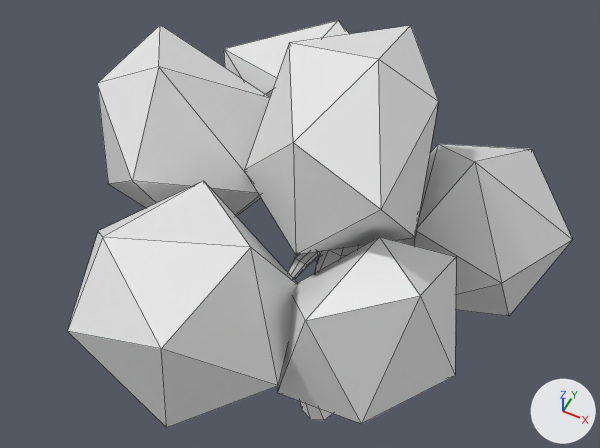
Two versions of the FBX model Scummy/Assets/FromBlender/tree4.fbx, one commit apart.
Camera for both pictures: a 50 mm lens placed at (9.2, -22.0, 41.2), pointed at (-1.8, 0.0, 13.7). The lights are fixed; the arrows at lower right show +X, +Y and +Z. Mesh edges are drawn as thin lines.

The first picture shows 'tree 3'.
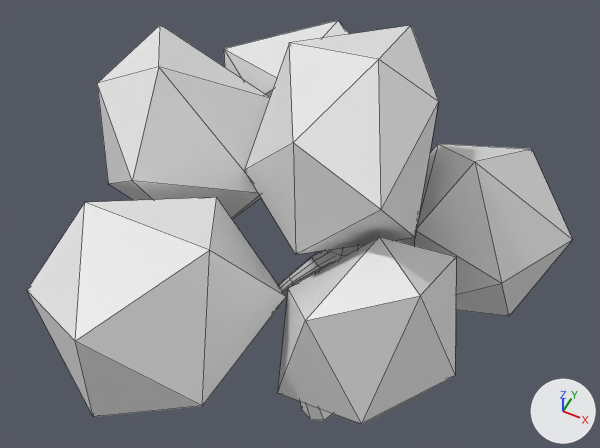
Changed parts and their boxes [x1, y1, x2, y2] in the pictures (600 x 448 px; the box of a moved part takes in the faces that stretch with it):
'tree 3', reshaped (8% wider)
    before: [67, 20, 572, 428]
    after: [27, 20, 572, 424]
part 1 of me_cylinder_007, moved or reshaped
    before: [287, 251, 320, 280]
    after: [278, 250, 334, 293]
part 2 of me_cylinder_007, moved or reshaped
    before: [67, 181, 298, 428]
    after: [27, 197, 286, 417]

Patch to the scene script:
```diff
--- a/Scummy/Assets/FromBlender/tree4.fbx.py
+++ b/Scummy/Assets/FromBlender/tree4.fbx.py
@@ me_cylinder_007 @@
 me_cylinder_007.from_pydata(...)  # 368 vertices, 382 faces; spans x -10.7..9.2, y -11.1..7.7, z -1.0..24.4
 # used by ob_tree_3; location = (0.0, 0.0, 0.0)
-me_cylinder_007.vertices[356].co = (1.6, -8.6, 15.3)  # pixel (278, 385)
-me_cylinder_007.vertices[357].co = (-1.7, -11.1, 13.7)  # pixel (166, 427)
-me_cylinder_007.vertices[358].co = (-0.7, -6.8, 11.8)
-me_cylinder_007.vertices[359].co = (0.4, -4.2, 15.2)
-me_cylinder_007.vertices[360].co = (-0.4, -6.6, 19.8)  # pixel (250, 247)
-me_cylinder_007.vertices[361].co = (-1.3, -10.9, 18.9)  # pixel (161, 348)
-me_cylinder_007.vertices[362].co = (-5.0, -8.5, 12.6)
-me_cylinder_007.vertices[363].co = (-3.6, -4.1, 13.5)
-me_cylinder_007.vertices[364].co = (-3.8, -4.1, 19.1)  # pixel (203, 180)
-me_cylinder_007.vertices[365].co = (-5.1, -8.4, 19.8)  # pixel (102, 237)
-me_cylinder_007.vertices[366].co = (-5.4, -10.9, 17.3)  # pixel (67, 331)
-me_cylinder_007.vertices[367].co = (-6.9, -6.9, 17.6)  # pixel (98, 230)
+# me_cylinder_007 part 1: the loose piece of 56 vertices spanning x -1.3..-0.3, y -6.4..-0.7, z 13.1..15.1 is multiplied about its middle by the matrix ((1.14, 0.374, 0.001), (-0.373, 1.139, -0.066), (-0.021, 0.062, 1.198)), then moved by (-0.1, -0.1, 0.0)
+# me_cylinder_007 part 2
+me_cylinder_007.vertices[356].co = (-0.4, -10.5, 15.3)  # pixel (202, 405)
+me_cylinder_007.vertices[357].co = (-4.4, -11.9, 13.7)  # pixel (93, 416)
+me_cylinder_007.vertices[358].co = (-1.9, -7.5, 11.8)
+me_cylinder_007.vertices[359].co = (0.0, -4.8, 15.2)  # pixel (286, 296)
+me_cylinder_007.vertices[360].co = (-1.5, -7.3, 19.8)  # pixel (209, 250)
+me_cylinder_007.vertices[361].co = (-3.9, -11.9, 18.9)  # pixel (75, 341)
+me_cylinder_007.vertices[362].co = (-6.5, -7.5, 12.6)
+me_cylinder_007.vertices[363].co = (-4.0, -3.8, 13.9)
+me_cylinder_007.vertices[364].co = (-3.2, -4.2, 18.6)  # pixel (216, 197)
+me_cylinder_007.vertices[365].co = (-6.6, -7.4, 19.8)  # pixel (84, 202)
+me_cylinder_007.vertices[366].co = (-7.7, -10.1, 17.3)  # pixel (26, 290)
+me_cylinder_007.vertices[367].co = (-6.8, -5.8, 18.0)
 me_cylinder_007.materials.append(mat_tree_004)
```
